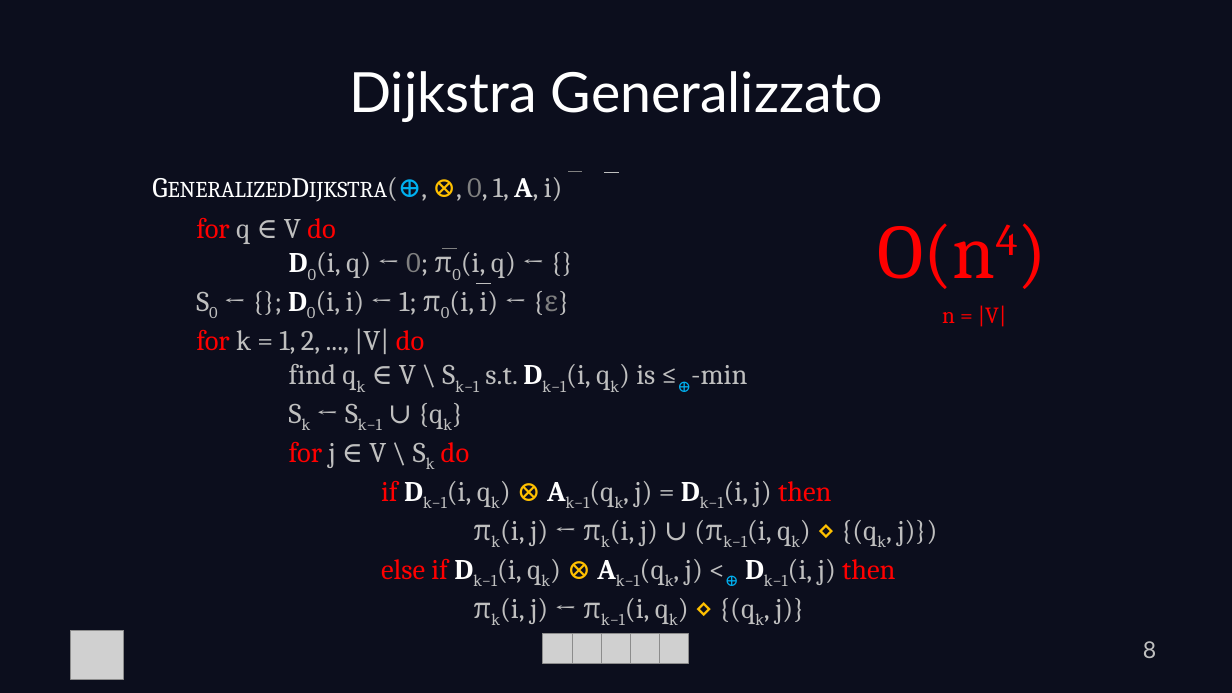
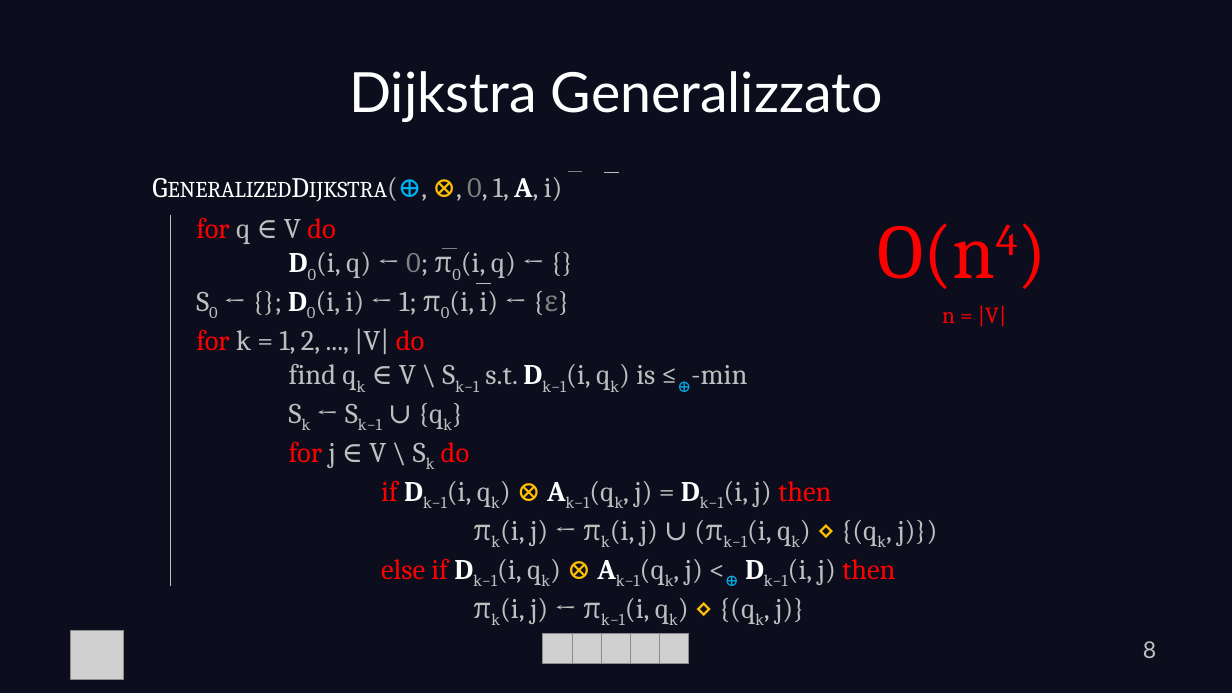
Before and after one commit to fedebrando/InternetRouting, a slide deck: slide 8 of report/presentazione.ppsx. Drawn at 1232x693 pixels with LibreOffice and Linux fonts; fonts in the diff are those of the drawing; grey boxes stand for pictures. Boxes give left, top, right and bottom in pixels: in the first picture for what was removed or moved away, otherwise in the second. Text is boxed around its words. In the diff, an @@ line names an element or a change of style, - is before the commit and + after.

Commit message:
Fix presentation

```diff
--- a/report/presentazione.ppsx
+++ b/report/presentazione.ppsx
@@ line added from (171, 586) to (171, 214), #BFBFBF 1 pt @@
```
Also in this commit, not shown: 1 other slide changed.
